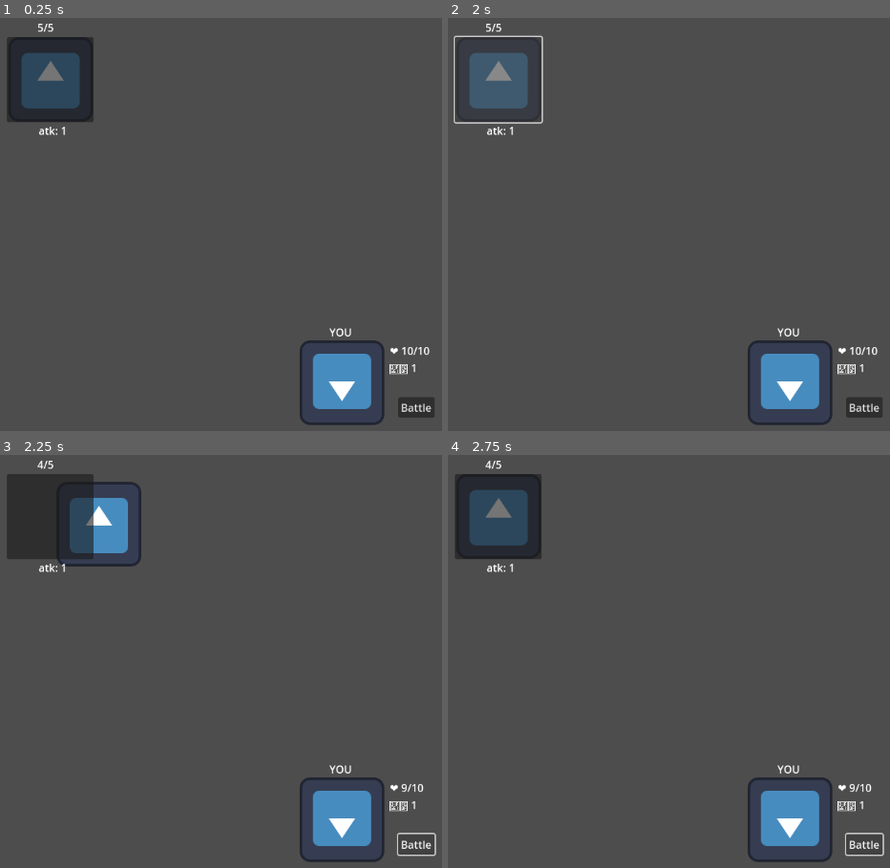
Above: before the commit, frames 1-4 (two rows, left to right).
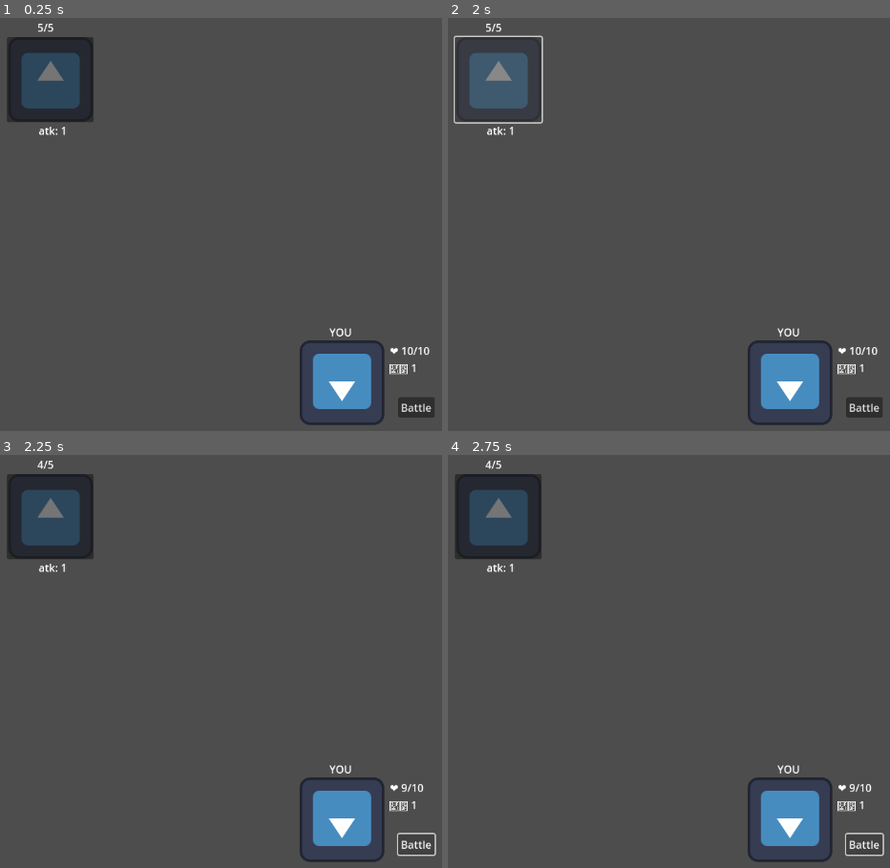
Above: after the commit, the same moments.

Repository: alex-mike-mark-again/godot-combat
Game: Godot game, scene res://main.tscn
Two runs of this game, one before a commit and one after it. Both use one fixed random seed, a clock stepped at 60 frames per second and the inputs below. The engine's default icon, where the game draws it, is replaced by a stand-in: a white triangle on a blue panel in a dark square.
Inputs (mouse positions are in pixels of both pictures, inside the frame that each line leads up to):
- Up to frame 1 (0.25 s): no input
- Up to frame 2 (2 s): click "Battle" at 0.5 s; click (496, 79) at 1.25 s
- Up to frame 3 (2.25 s): click "Battle" at 2 s
- Up to frame 4 (2.75 s): no input

Frames 1-2 are identical in both runs. In frame 3, 3.3% of the frame differs, in the area x 4-32%, y 6-28%; in frame 4, nothing differs.

Commit message:
Refactors some battler code. Renames deal_damage to take_damage

Diff:
--- a/battle_manager.gd
+++ b/battle_manager.gd
@@ -28,11 +28,11 @@
 
 func _battle():
 	print("starting battle")
-	selected.deal_damage(player.atk)
+	selected.take_damage(player.atk)
 	selected = null
 
 	for enemy in enemies:
-		player.deal_damage(enemy.atk)
+		player.take_damage(enemy.atk)
 
 	if player.dead:
 		print("You're dead")
--- a/battler.gd
+++ b/battler.gd
@@ -4,6 +4,23 @@
 @export var mhp: int
 @export var atk = 1
 var hp
+var dead = false
+
+signal died
 
 func _ready():
 	hp = mhp
+
+func take_damage(damage: int):
+	hp = max(hp-damage,0)
+	_update_displays()
+	if hp == 0:
+		die()
+
+func die():
+	died.emit(self)
+	dead = true
+
+# pseudo virtual function
+func _update_displays():
+	pass
--- a/enemy.gd
+++ b/enemy.gd
@@ -2,38 +2,26 @@
 class_name Enemy
 
 signal selected
-signal died
 
 var hpLabel
 var atkLabel
-var dead = false
 var animationPlayer
 
 func _ready():
-	hp = mhp # i don't wanna be calling this everytime!!!
-	# how do we get this to set properly in Battler?
+	super._ready()
 	hpLabel = get_node("HP Label")
 	atkLabel = get_node("ATK Label")
 	animationPlayer = get_node("Sprite2D/AnimationPlayer")
-
-	hpLabel.text = str(hp)+"/"+str(mhp)
-	atkLabel.text = "atk: "+str(atk)
+	_update_displays()
 
 
 func _on_selector_pressed():
 	selected.emit(self)
 
-func deal_damage(damage):
-	hp = max(hp-damage,0)
+func die():
+	super.die()
+	hide()
+
+func _update_displays():
 	hpLabel.text = str(hp)+"/"+str(mhp)
-
-	if hp == 0:
-		die()
-		return
-
-	animationPlayer.play("damage")
-
-func die():
-	died.emit(self)
-	dead = true
-	hide()
+	atkLabel.text = "atk: "+str(atk)
--- a/main.tscn
+++ b/main.tscn
@@ -19,5 +19,3 @@
 text = "Battle"
 
 [connection signal="pressed" from="BattleManager/GoButton" to="BattleManager" method="_on_go_button_pressed"]
-
-[editable path="BattleManager/Player"]
--- a/player.gd
+++ b/player.gd
@@ -1,22 +1,12 @@
 extends Battler
+class_name Player
 
-var def
-var dead = false
 @export var stats: Label
 
 func _ready():
-	def = 1
-	hp = mhp # i don't wanna be calling this everytime!!!
-	# how do we get this to set properly in Battler?
+	super._ready()
 
-	_updateDisplays()
+	_update_displays()
 
-func deal_damage(damage: int):
-	hp = max(hp-damage,0)
-	if hp == 0:
-		dead = true
-
-	_updateDisplays()
-
-func _updateDisplays():
+func _update_displays():
 	stats.text = "❤️ "+str(hp)+"/"+str(mhp)+"\n🗡️ "+str(atk)
